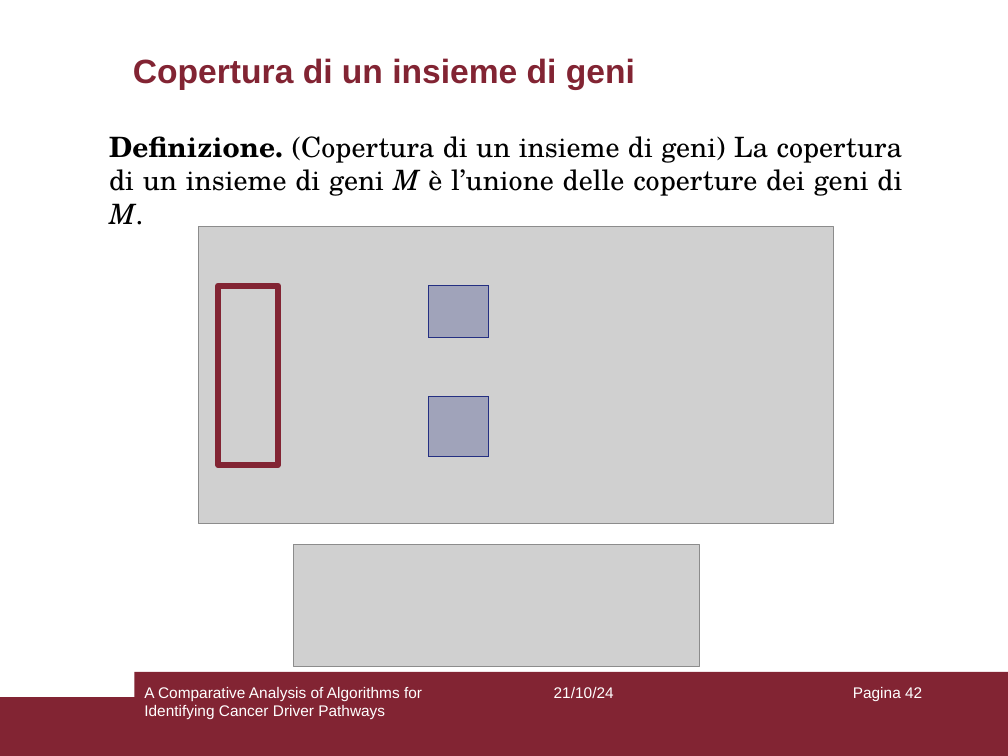
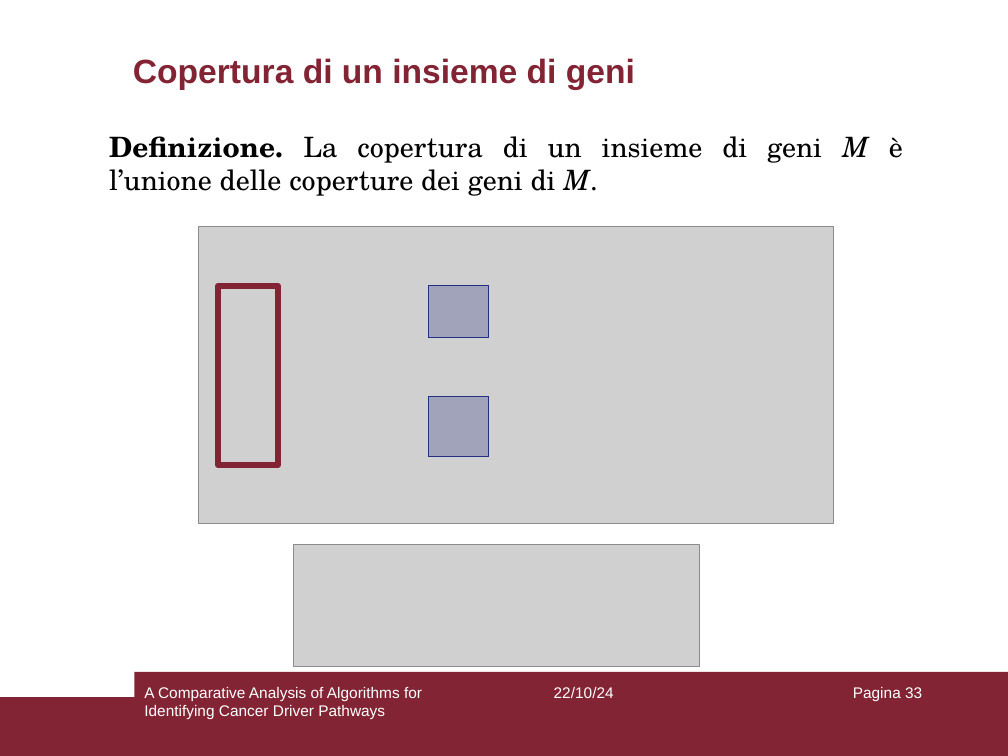
Before and after one commit to aflaag/bsc-thesis, a slide deck: slide 33 of presentation/slides.odp (slide 42 before the commit). Drawn at 1008x756 pixels with LibreOffice and Linux fonts; fonts in the diff are those of the drawing; grey boxes stand for pictures. Boxes give left, top, right and bottom in pixels: in the first picture for what was removed or moved away, otherwise in the second. Text is boxed around its words. In the diff, an @@ line names an element or a change of style, - is before the commit and + after.

```diff
--- a/presentation/slides.odp
+++ b/presentation/slides.odp
@@ text at (109, 136, 903, 196): text changed @@
-Definizione. (Copertura di un insieme di geni) La copertura di un insieme di geni M è l’unione delle coperture dei geni di M.
+Definizione. La copertura di un insieme di geni M è l’unione delle coperture dei geni di M.
@@ text at (554, 687, 614, 698): text changed @@
-21/10/24
+22/10/24
@@ page number at (853, 687, 922, 701): text changed @@
-Pagina 42
+Pagina 33
```
Also in this commit, not shown: 64 other slides changed, 1 slide added, 11 slides removed, 9 other files.
